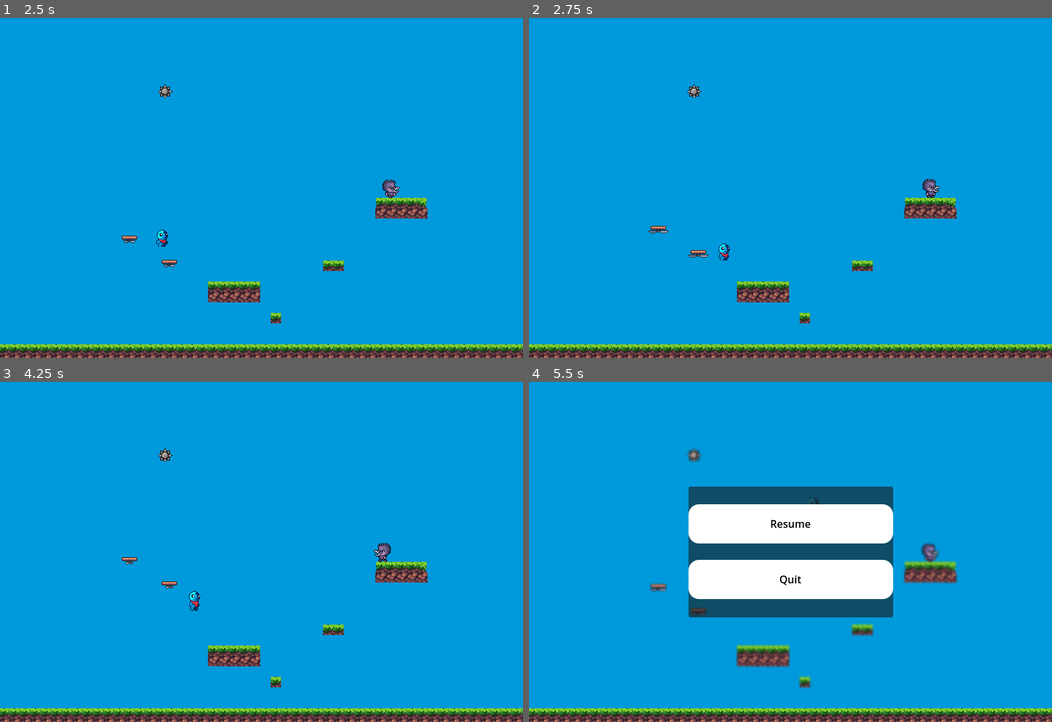
Above: before the commit, frames 1-4 (two rows, left to right).
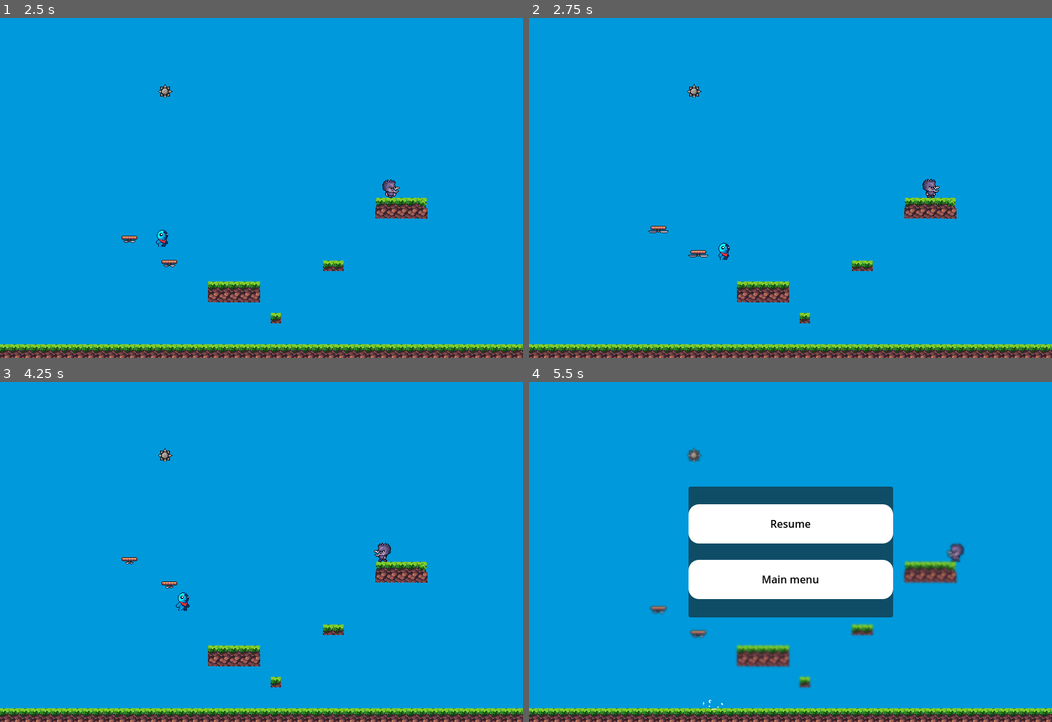
Above: after the commit, the same moments.

Repository: Adamvgren/GYARB
Game: Godot game, scene res://control.tscn
Two runs of this game, one before a commit and one after it. Both use one fixed random seed, a clock stepped at 60 frames per second and the inputs below.
Inputs:
- Up to frame 1 (2.5 s): click "Start Game" at 0.5 s; hold Right (ui_right) from 1.28 s (still down); tap Space (Jump) at 1.52, 2.27 s
- Up to frame 2 (2.75 s): keep holding Right (ui_right)
- Up to frame 3 (4.25 s): release Right (ui_right) at 2.78 s; hold Left (ui_left) 2.78-3.53 s; hold Right (ui_right) from 3.53 s (still down); tap Space (Jump) at 3.77 s
- Up to frame 4 (5.5 s): tap Space (Jump) at 4.52, 5.27 s; tap Escape (Escape) at 4.9 s; release Right (ui_right) at 5.03 s; hold Left (ui_left) from 5.03 s (still down)

Frame 1 is identical in both runs. In frame 2, less than 0.1% of the frame differs, in the area x 36-39%, y 66-72%; in frame 3, 0.1%; in frame 4, 0.8%, in the area x 23-84%, y 34-97%.

Commit message:
gjorde så att man kan dö av fallingplatform och började på en progressbar

Diff:
--- a/Scenes/Fallingplatform.tscn
+++ b/Scenes/Fallingplatform.tscn
@@ -144,7 +144,7 @@
 }]
 
 [sub_resource type="RectangleShape2D" id="RectangleShape2D_gm081"]
-size = Vector2(22, 4)
+size = Vector2(22, 5)
 
 [sub_resource type="RectangleShape2D" id="RectangleShape2D_a1oqy"]
 size = Vector2(25, 3)
@@ -159,10 +159,11 @@
 frame_progress = 0.559979
 
 [node name="CollisionShape2D" type="CollisionShape2D" parent="."]
-position = Vector2(0, -5)
+position = Vector2(0, -5.5)
 shape = SubResource("RectangleShape2D_gm081")
 
 [node name="Area2D" type="Area2D" parent="."]
+collision_layer = 0
 script = ExtResource("2_a1oqy")
 
 [node name="CollisionShape2D" type="CollisionShape2D" parent="Area2D"]
--- a/Scenes/fallingplatformarea2D.gd
+++ b/Scenes/fallingplatformarea2D.gd
@@ -1,9 +1,16 @@
 extends Area2D
 
 func _ready():
+	body_entered.connect(_on_body_entered)
 
-	body_entered.connect(Callable(self, "_on_body_entered"))
 
-func _on_body_entered(body):
-	if body.is_in_group("player"):  # Se till att spelaren är i grupp "player"
-		body.die()  # kalla på spelarens dödsfunktion
+
+func _on_body_entered(body: Node2D) -> void:
+	var target: Node = body
+
+
+	if not target.has_method("enter_dead_state") and target.get_parent():
+		target = target.get_parent()
+
+	if target.has_method("enter_dead_state"):
+		target.enter_dead_state()
--- /dev/null
+++ b/canvas_layer.tscn
@@ -0,0 +1,14 @@
+[gd_scene format=3 uid="uid://31wb5oudou50"]
+
+[node name="CanvasLayer" type="CanvasLayer"]
+
+[node name="Control" type="Control" parent="."]
+layout_mode = 3
+anchors_preset = 0
+offset_right = 40.0
+offset_bottom = 40.0
+
+[node name="ProgressBar" type="ProgressBar" parent="Control"]
+layout_mode = 0
+offset_right = 213.0
+offset_bottom = 31.0
--- a/pausemeny.gd
+++ b/pausemeny.gd
@@ -5,7 +5,7 @@
 	get_tree().paused = false
 	$AnimationPlayer.play_backwards("Blur")
 func paus():
-	get_tree().paused = true
+	get_tree().paused = false
 	$AnimationPlayer.play("Blur")
 
 func testESC():
@@ -22,7 +22,7 @@
 
 
 func _on_quit_pressed() -> void:
-	get_tree().quit()
+	get_tree().change_scene_to_file("res://control.tscn")
 
 
 func _process(delta):
--- a/pausemeny.tscn
+++ b/pausemeny.tscn
@@ -198,13 +198,13 @@
 theme_override_styles/normal = SubResource("StyleBoxFlat_8x4co")
 text = "Resume"
 
-[node name="Quit" type="Button" parent="PanelContainer/VBoxContainer"]
+[node name="Main_menu" type="Button" parent="PanelContainer/VBoxContainer"]
 custom_minimum_size = Vector2(0, 60)
 layout_mode = 2
 focus_mode = 0
 theme_override_colors/font_color = Color(0, 0, 0, 1)
 theme_override_styles/normal = SubResource("StyleBoxFlat_siwyo")
-text = "Quit"
+text = "Main menu"
 
 [node name="AnimationPlayer" type="AnimationPlayer" parent="."]
 libraries = {
@@ -212,4 +212,4 @@
 }
 
 [connection signal="pressed" from="PanelContainer/VBoxContainer/Resume" to="." method="_on_resume_pressed"]
-[connection signal="pressed" from="PanelContainer/VBoxContainer/Quit" to="." method="_on_quit_pressed"]
+[connection signal="pressed" from="PanelContainer/VBoxContainer/Main_menu" to="." method="_on_quit_pressed"]
